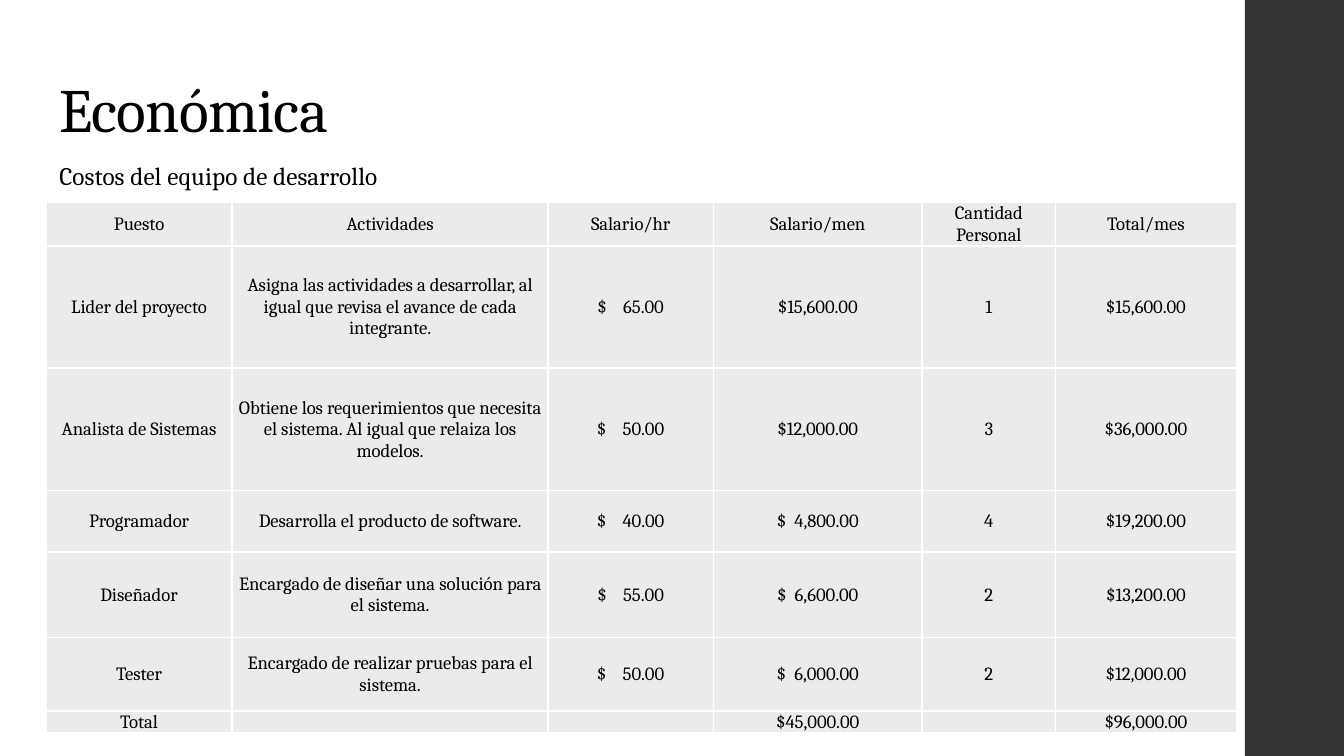
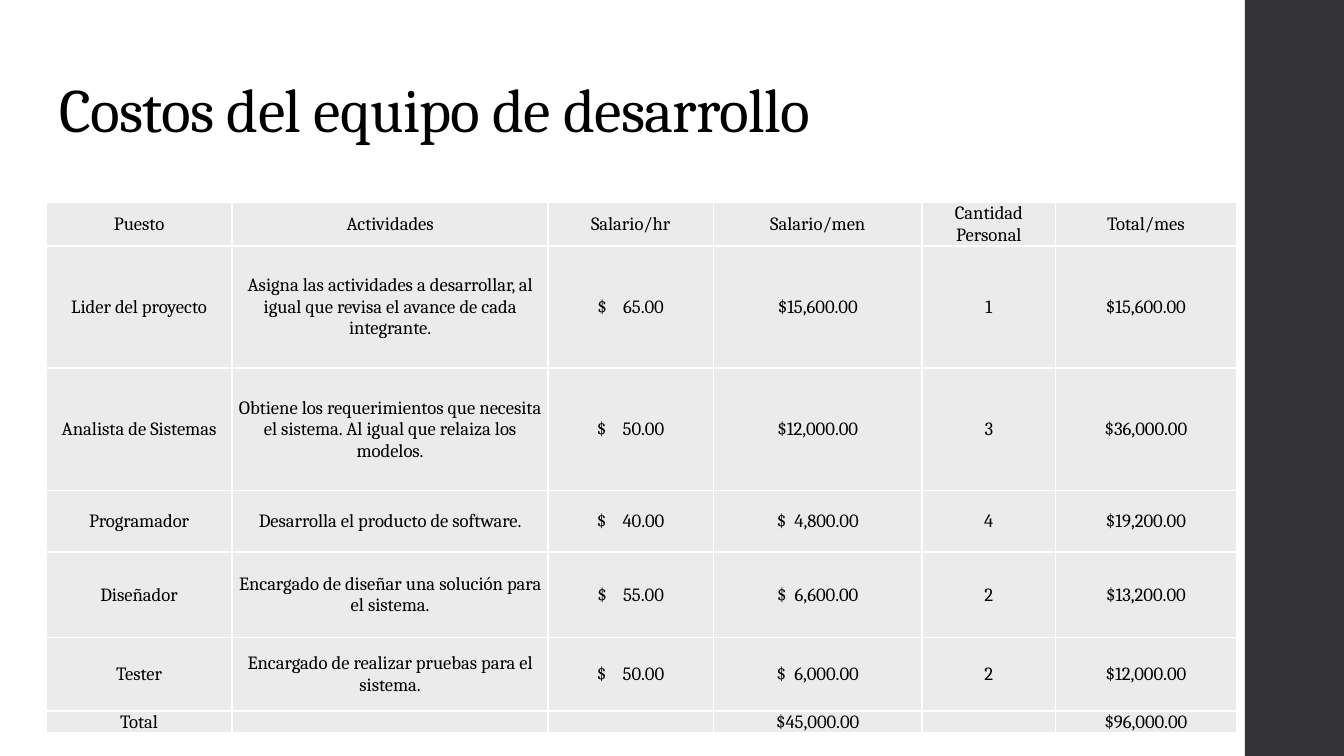
Before and after one commit to lagis/DEUV, a slide deck: slide 12 of DEUV propuesta.pptx (slide 10 before the commit). Drawn at 1344x756 pixels with LibreOffice and Linux fonts; fonts in the diff are those of the drawing. Boxes give left, top, right and bottom in pixels: in the first picture for what was removed or moved away, otherwise in the second. Text is boxed around its words. In the diff, an @@ line names an element or a change of style, - is before the commit and + after.

```diff
--- a/DEUV propuesta.pptx
+++ b/DEUV propuesta.pptx
@@ title at box(59, 89, 809, 145): text changed @@
-Económica
+Costos del equipo de desarrollo
@@ text removed at box(59, 167, 377, 191) @@
-Costos del equipo de desarrollo
```
Also in this commit, not shown: 2 other slides changed, 4 slides added, 2 slides removed, 4 other files.
